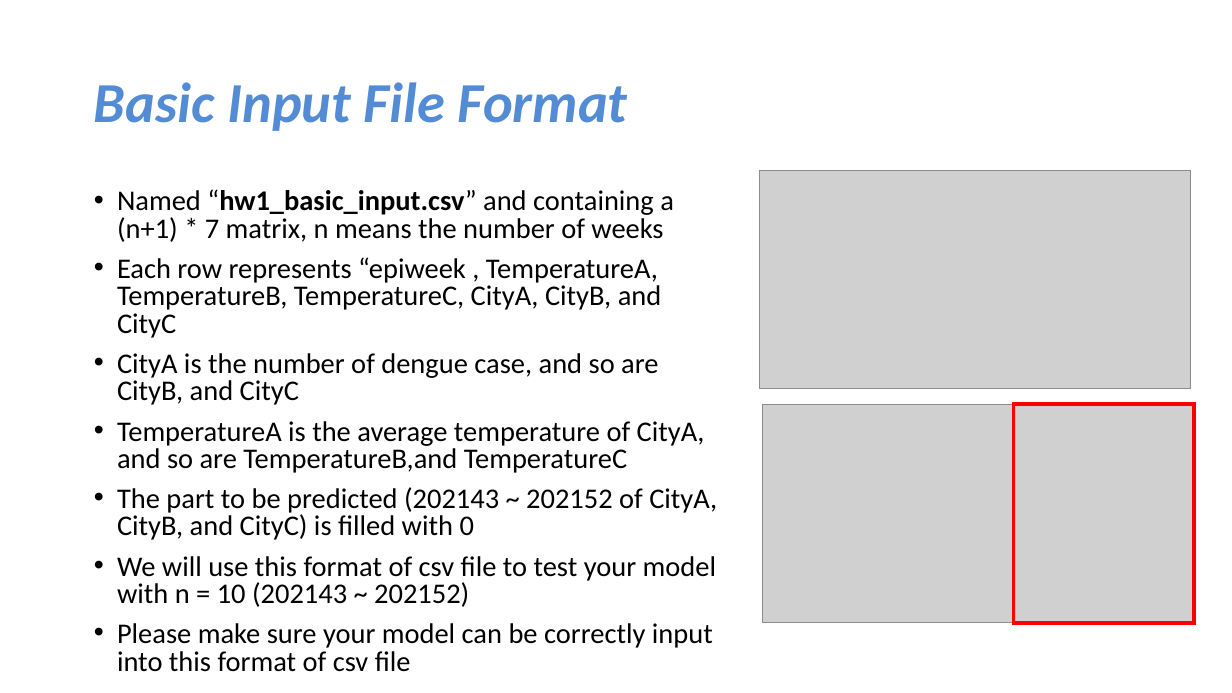
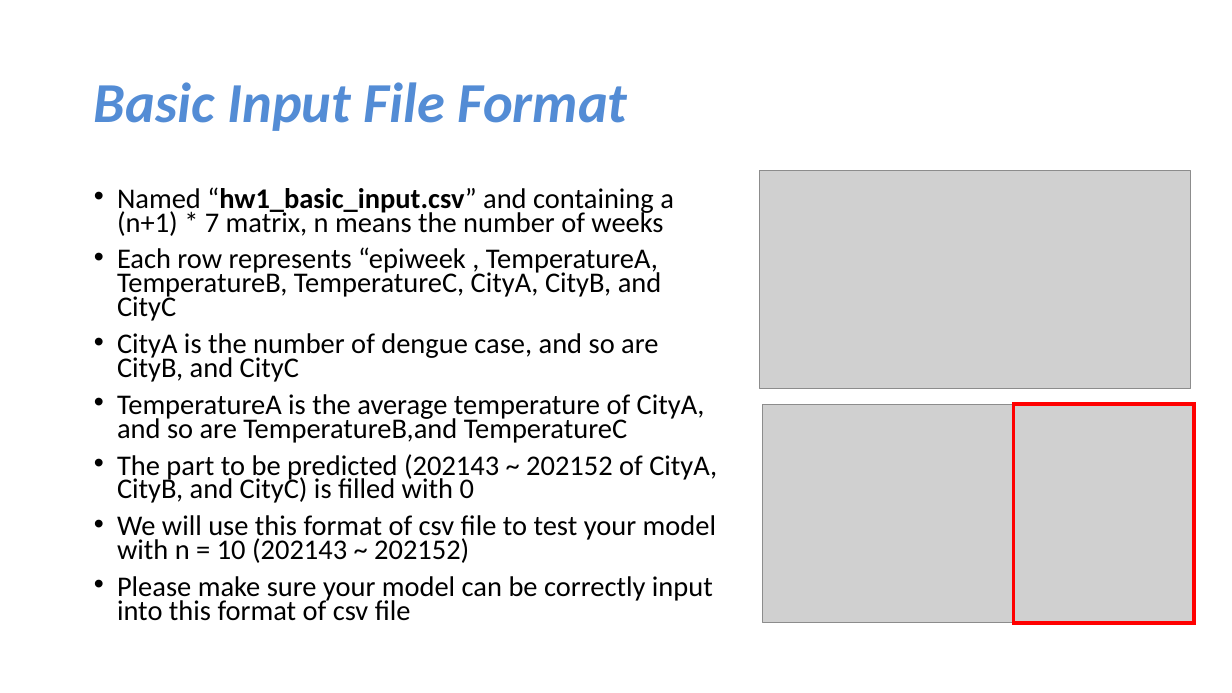
Before and after one commit to yuxunnn/NTHU_ML2022, a slide deck: slide 11 of Hw1/HW1.pptx. Drawn at 1232x693 pixels with LibreOffice and Linux fonts; fonts in the diff are those of the drawing; grey boxes stand for pictures; background and template pictures are left out. Boxes give left, top, right and bottom in pixels: in the first picture for what was removed or moved away, otherwise in the second. Text is boxed around its words. In the diff, an @@ line names an element or a change of style, - is before the commit and + after.

```diff
--- a/Hw1/HW1.pptx
+++ b/Hw1/HW1.pptx
@@ text "Named “hw1_basic_input.csv” and containing a ..." at (117, 187, 717, 621): line spacing 0.8 to 0.7 @@
```
Also in this commit, not shown: 3 other slides changed.
